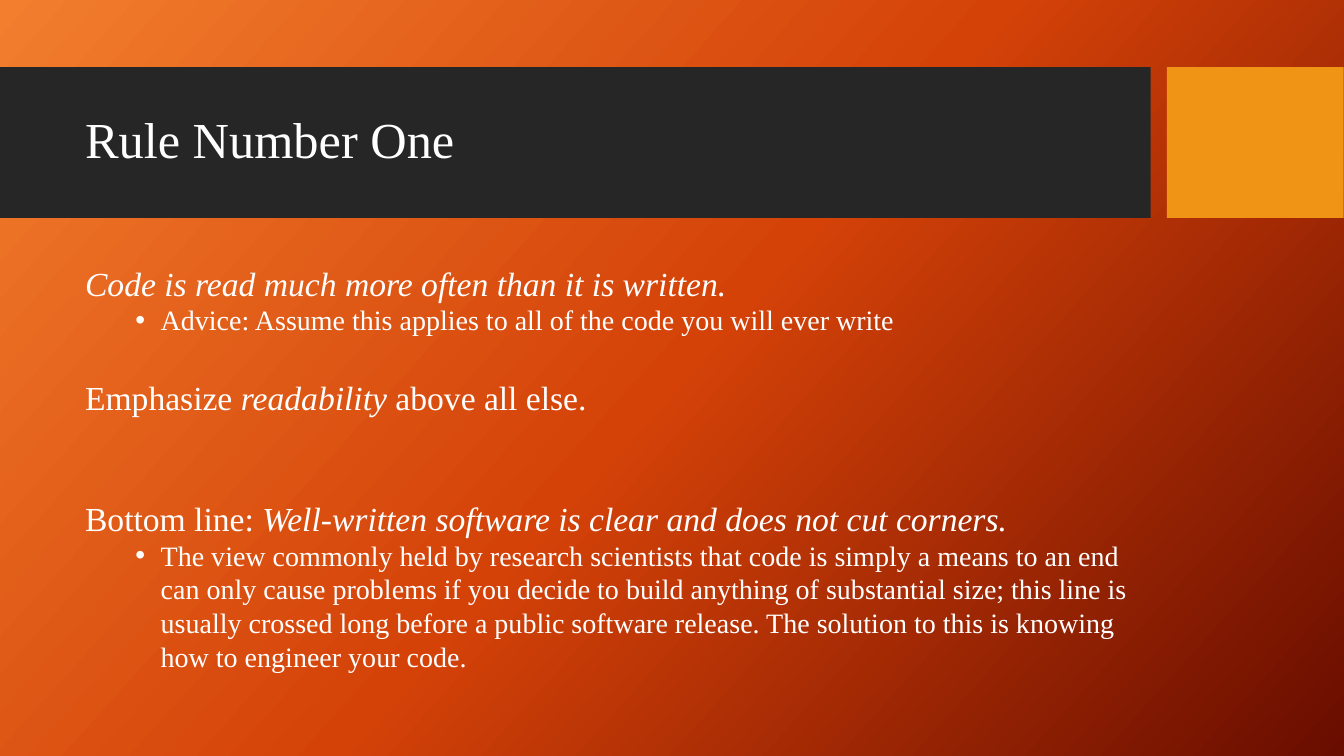
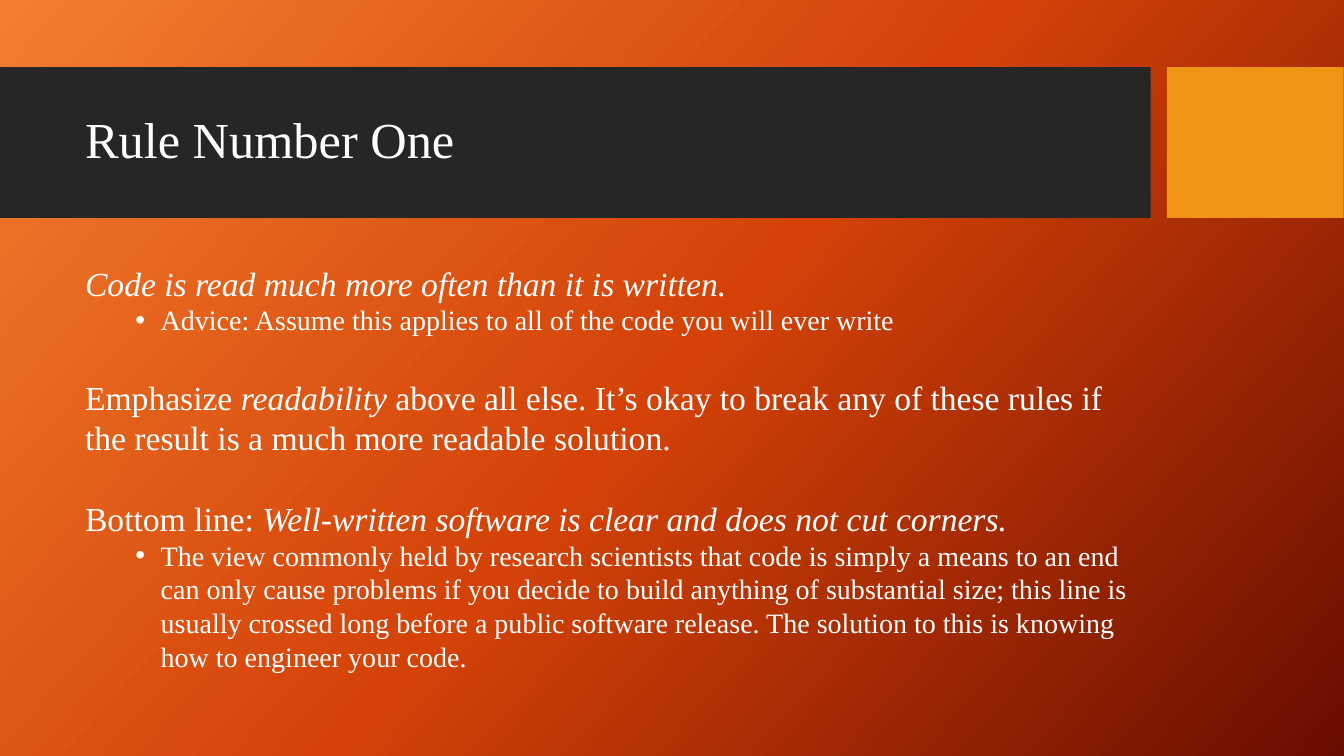
Before and after one commit to giganano/PythonBootcamp, a slide deck: slide 10 of slides/basicSE.pptx (slide 9 before the commit). Drawn at 1344x756 pixels with LibreOffice and Linux fonts; fonts in the diff are those of the drawing; background and template pictures are left out. Boxes give left, top, right and bottom in pixels: in the first picture for what was removed or moved away, otherwise in the second. Text is boxed around its words. In the diff, an @@ line names an element or a change of style, - is before the commit and + after.

```diff
--- a/slides/basicSE.pptx
+++ b/slides/basicSE.pptx
@@ text at bbox=[85, 386, 1103, 451]: text changed @@
-Emphasize readability above all else.
+Emphasize readability above all else. It’s okay to break any of these rules if the result is a much more readable solution.
```
Also in this commit, not shown: 5 other slides changed, 1 slide added, 17 other files.
